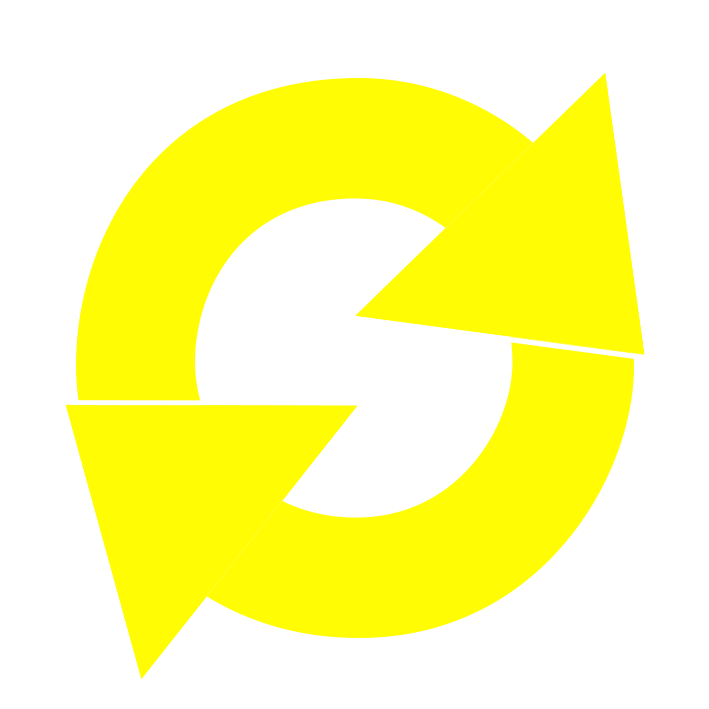
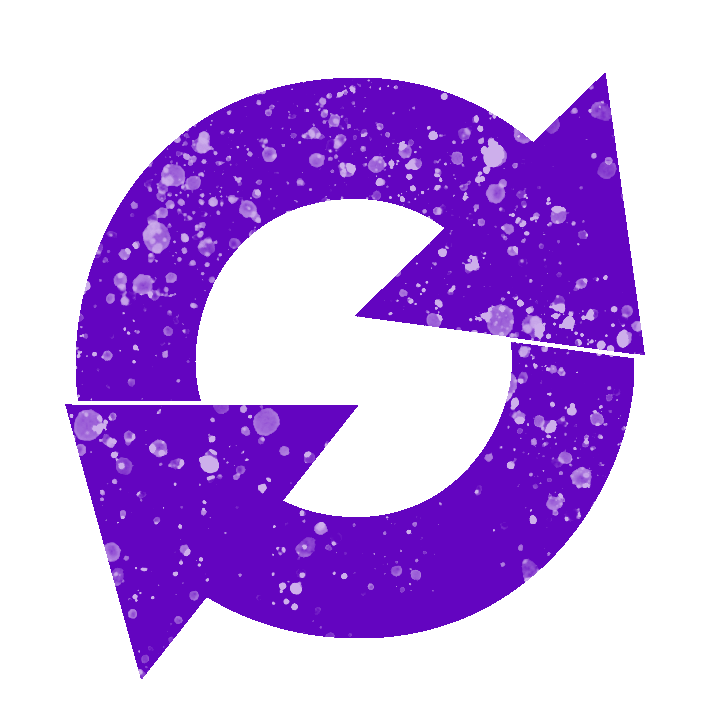
Revision of a layered 709 x 709 image; what changed, layer by layer:
added layer "Ebene 4" above "Ebene 3" over (69, 78, 644, 679)
painted on "Ebene 3" over (65, 73, 645, 679)
